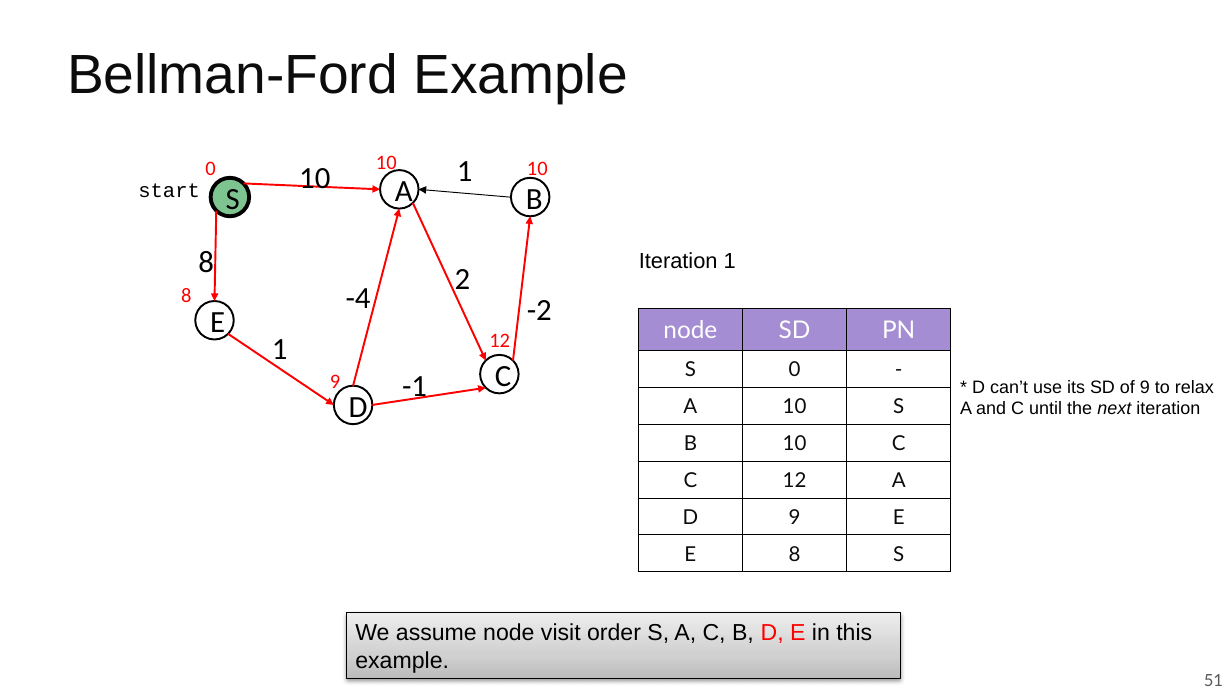
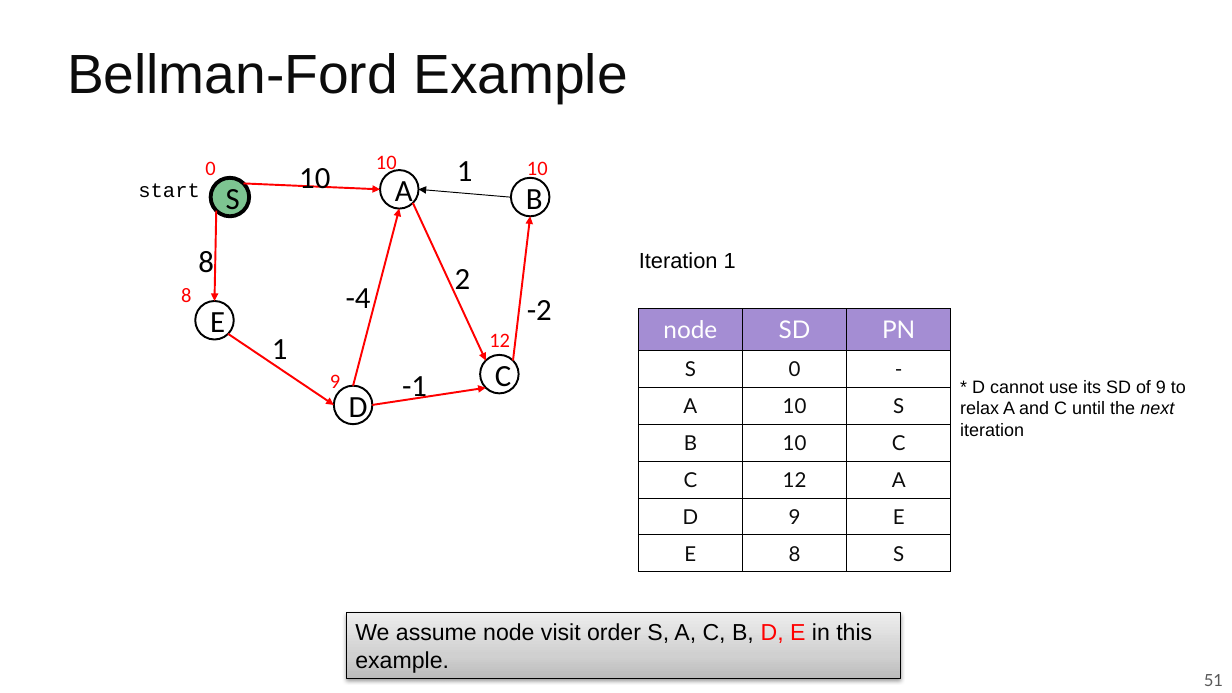
Before and after one commit to guhofstra/CSC175Sp26, a slide deck: slide 51 of PPTs/Lecture 5.1 Shortest Paths Algorithms.pptx. Drawn at 1232x693 pixels with LibreOffice and Linux fonts; fonts in the diff are those of the drawing. Boxes give left, top, right and bottom in pixels: in the first picture for what was removed or moved away, otherwise in the second. Text is boxed around its words. In the diff, an @@ line names an element or a change of style, - is before the commit and + after.

```diff
--- a/PPTs/Lecture 5.1 Shortest Paths Algorithms.pptx
+++ b/PPTs/Lecture 5.1 Shortest Paths Algorithms.pptx
@@ text at [960, 380, 1186, 436]: text changed @@
-* D can’t use its SD of 9 to relax A and C until the next iteration
+* D cannot use its SD of 9 to relax A and C until the next iteration
```
Also in this commit, not shown: 6 other slides changed, 7 other files.
